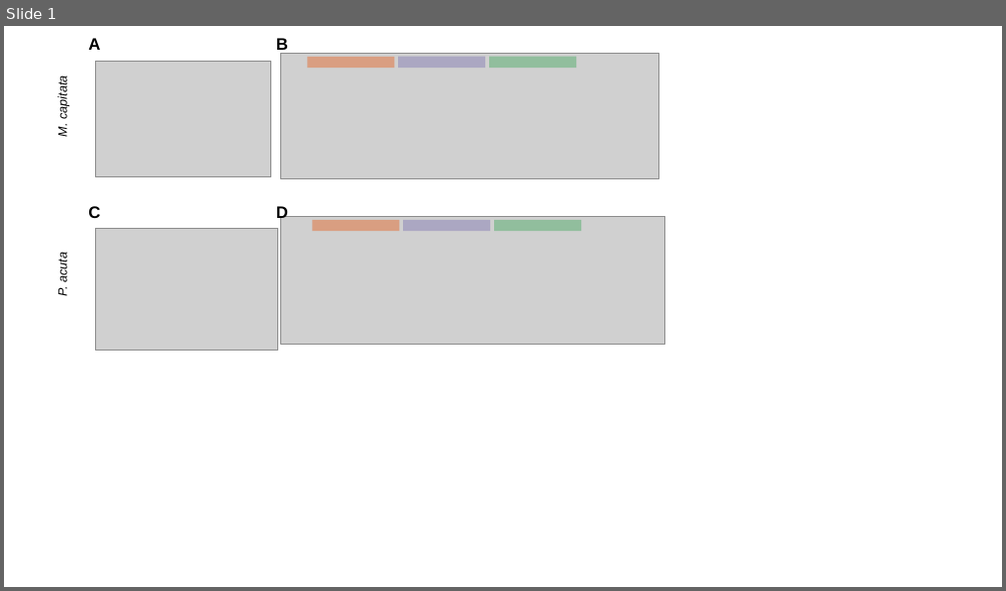
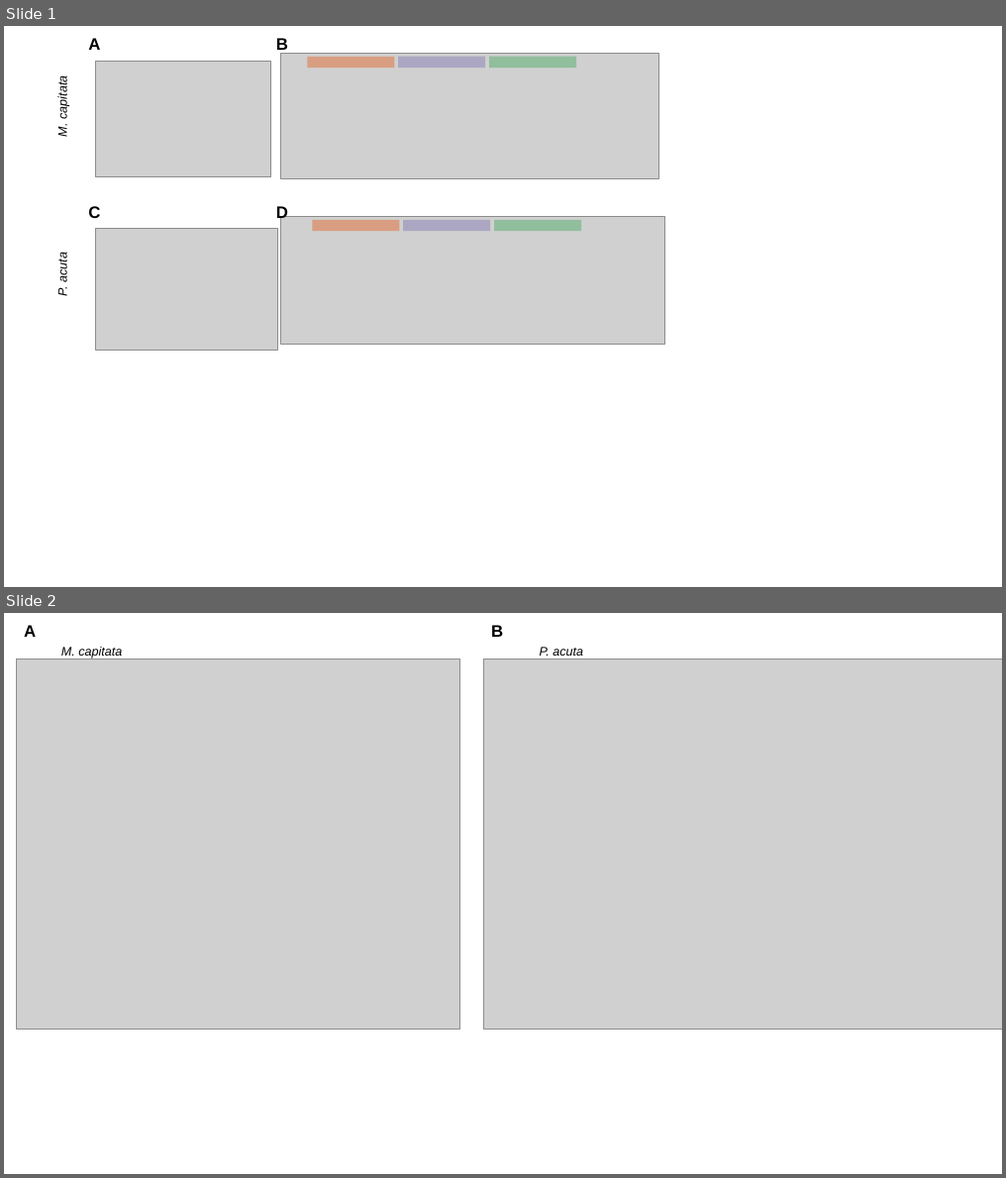
Before and after one commit to hputnam/Meth_Compare, a slide deck: analyses/Coverage_analysis/Genome_CpG_coverage_analysis.pptx. Shown one above the other, each under a label of ours: slide 1 before the commit, slides 1 and 2 after it. The pictures are 1006x591 and 1006x1178 pixels, drawn with LibreOffice and Linux fonts; fonts in the diff are those of the drawing; grey boxes stand for pictures. Boxes give left, top, right and bottom in pixels: in the first picture for what was removed or moved away, otherwise in the second. Text is boxed around its words. In the diff, an @@ line names an element or a change of style, - is before the commit and + after.

```diff
--- a/analyses/Coverage_analysis/Genome_CpG_coverage_analysis.pptx
+++ b/analyses/Coverage_analysis/Genome_CpG_coverage_analysis.pptx
@@ slide 2 added at (4, 613, 1002, 1174), background #FFFFFF @@
@@ text added at (24, 625, 36, 637), 16 pt, text #000000, bold @@
+A
@@ text added at (491, 625, 503, 637), 16 pt, text #000000, bold @@
+B
@@ picture added at (17, 659, 460, 1029) @@
@@ text added at (61, 647, 122, 659), 12 pt, text #000000, italic @@
+M. capitata
@@ picture added at (484, 659, 1002, 1029) @@
@@ text added at (540, 647, 583, 656), 12 pt, text #000000, italic @@
+P. acuta
```
Also in this commit, not shown: 5 other files.
